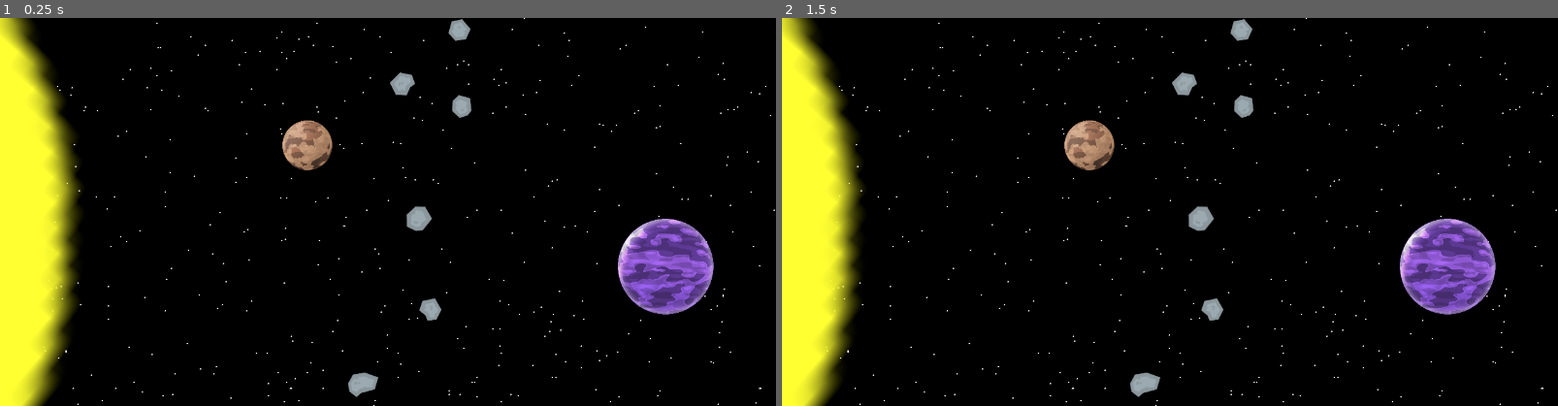
Above: before the commit, frames 1-2 (left to right).
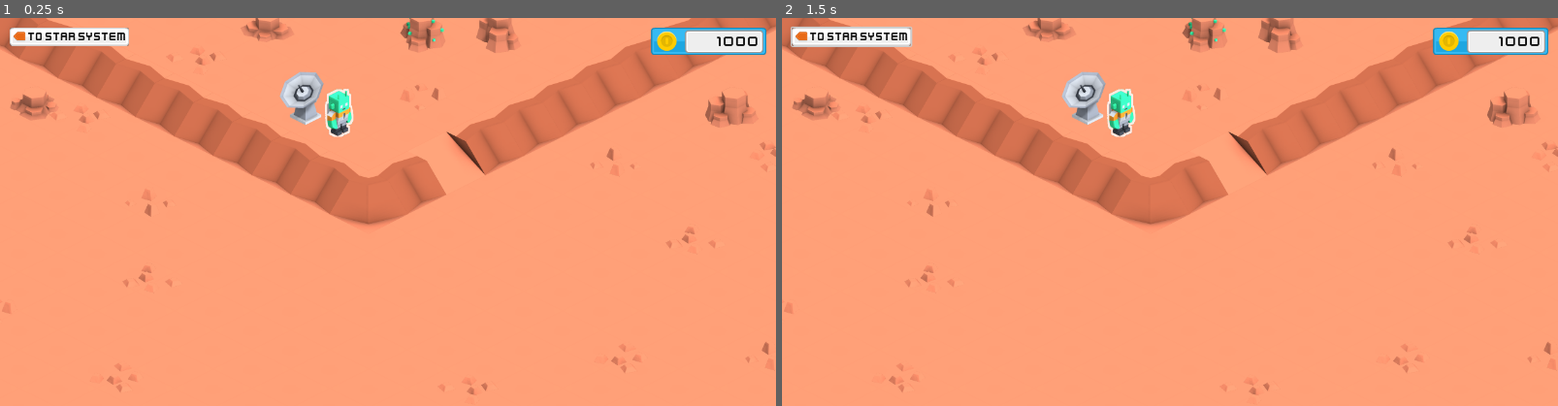
Above: after the commit, the same moments.

Repository: iapetos163/kenney-jam-2023
Game: Godot game, scene res://scene/planet.tscn
Same seed, same stepped clock (60 frames per second), same inputs: the game is played once before the commit and once after it. Before the commit the project starts from res://scene/star_system.tscn.
Inputs (mouse positions are in pixels of both pictures, inside the frame that each line leads up to):
- Up to frame 1 (0.25 s): no input
- Up to frame 2 (1.5 s): click (851, 37) at 0.5 s, where only the run after the commit has a clickable "TO STAR SYSTEM"; click (851, 37) at 1.25 s, where only the run after the commit has a clickable "TO STAR SYSTEM"

The runs differ from the first frame. In frame 1, 100% of the frame differs, in the area x 0-100%, y 0-100%; in frame 2, 100%.

Commit message:
Back button

Diff:
--- a/project.godot
+++ b/project.godot
@@ -11,7 +11,7 @@
 [application]
 
 config/name="KJ23"
-run/main_scene="res://scene/star_system.tscn"
+run/main_scene="res://scene/planet.tscn"
 config/features=PackedStringArray("4.1", "Mobile")
 config/icon="res://icon.svg"
 
--- a/scene/planet.tscn
+++ b/scene/planet.tscn
@@ -18,7 +18,10 @@
 [ext_resource type="Theme" uid="uid://cb2s56xtatj3o" path="res://ui/base_theme.tres" id="9_taqc5"]
 [ext_resource type="PackedScene" uid="uid://bilnpiq2leps0" path="res://ui/transaction_set.tscn" id="10_6txwf"]
 [ext_resource type="Script" path="res://ui/trade_new_money_amount.gd" id="10_cir3g"]
+[ext_resource type="FontFile" uid="uid://b2mxrus3yfkkw" path="res://asset/ui/narrow-modified.ttf" id="11_byv3l"]
+[ext_resource type="Texture2D" uid="uid://b6wmhmrthhg11" path="res://asset/ui/red_sliderLeft.png" id="12_7427s"]
 [ext_resource type="PackedScene" uid="uid://dwcwkqy0bleq" path="res://ui/green_button.tscn" id="12_p0rwm"]
+[ext_resource type="PackedScene" uid="uid://b0biia7skbh1m" path="res://ui/gray_button.tscn" id="13_5ygig"]
 
 [sub_resource type="RectangleShape2D" id="RectangleShape2D_lrq8c"]
 size = Vector2(42, 72)
@@ -27,6 +30,11 @@
 shader = ExtResource("3_1j2th")
 shader_parameter/line_color = Color(1, 1, 1, 0.815686)
 shader_parameter/line_thickness = 3.0
+
+[sub_resource type="LabelSettings" id="LabelSettings_p7cnn"]
+font = ExtResource("11_byv3l")
+font_size = 20
+font_color = Color(0.0666667, 0.0666667, 0.0666667, 1)
 
 [sub_resource type="LabelSettings" id="LabelSettings_186vl"]
 font = ExtResource("5_yfxqn")
@@ -98,6 +106,37 @@
 grow_vertical = 2
 mouse_filter = 1
 
+[node name="back_button" type="Button" parent="hud"]
+layout_mode = 0
+offset_left = 16.0
+offset_top = 16.0
+offset_right = 213.0
+offset_bottom = 46.0
+
+[node name="gray_button" parent="hud/back_button" instance=ExtResource("13_5ygig")]
+layout_mode = 1
+anchors_preset = 15
+anchor_right = 1.0
+anchor_bottom = 1.0
+offset_right = 0.0
+offset_bottom = 0.0
+grow_horizontal = 2
+grow_vertical = 2
+
+[node name="Label" type="Label" parent="hud/back_button"]
+layout_mode = 0
+offset_left = 29.0
+offset_top = 3.0
+offset_right = 192.0
+offset_bottom = 29.0
+text = "TO STAR SYSTEM"
+label_settings = SubResource("LabelSettings_p7cnn")
+
+[node name="RedSliderLeft" type="Sprite2D" parent="hud/back_button"]
+position = Vector2(16, 15)
+scale = Vector2(0.5, 0.5)
+texture = ExtResource("12_7427s")
+
 [node name="money_outer" type="Control" parent="hud"]
 layout_mode = 1
 anchors_preset = 1
--- /dev/null
+++ b/ui/back_button.gd
@@ -0,0 +1,4 @@
+extends Button
+
+func _pressed():
+	get_tree().change_scene("res://scene/star_system.tscn")
--- /dev/null
+++ b/ui/gray_button.tscn
@@ -0,0 +1,13 @@
+[gd_scene load_steps=2 format=3 uid="uid://b0biia7skbh1m"]
+
+[ext_resource type="Texture2D" uid="uid://cwyoh1kpsdr1b" path="res://asset/ui/grey_button00.png" id="1_53gfb"]
+
+[node name="gray_button" type="NinePatchRect"]
+offset_right = 190.0
+offset_bottom = 49.0
+texture = ExtResource("1_53gfb")
+region_rect = Rect2(0, 0, 190, 45.3273)
+patch_margin_left = 5
+patch_margin_top = 5
+patch_margin_right = 5
+patch_margin_bottom = 4
Binary file added: asset/ui/grey_button00.png
Not shown, added: asset/ui/grey_button00.png.import
Binary file added: asset/ui/red_sliderLeft.png
Not shown, added: asset/ui/red_sliderLeft.png.import
Not shown: 1 places in scene/planet.tscn that only renumber resources
